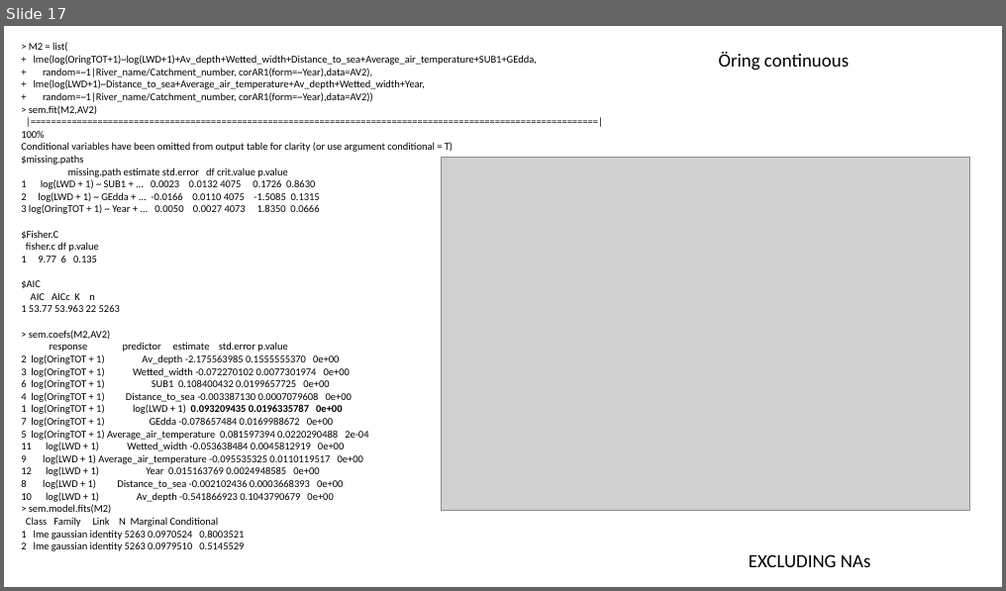
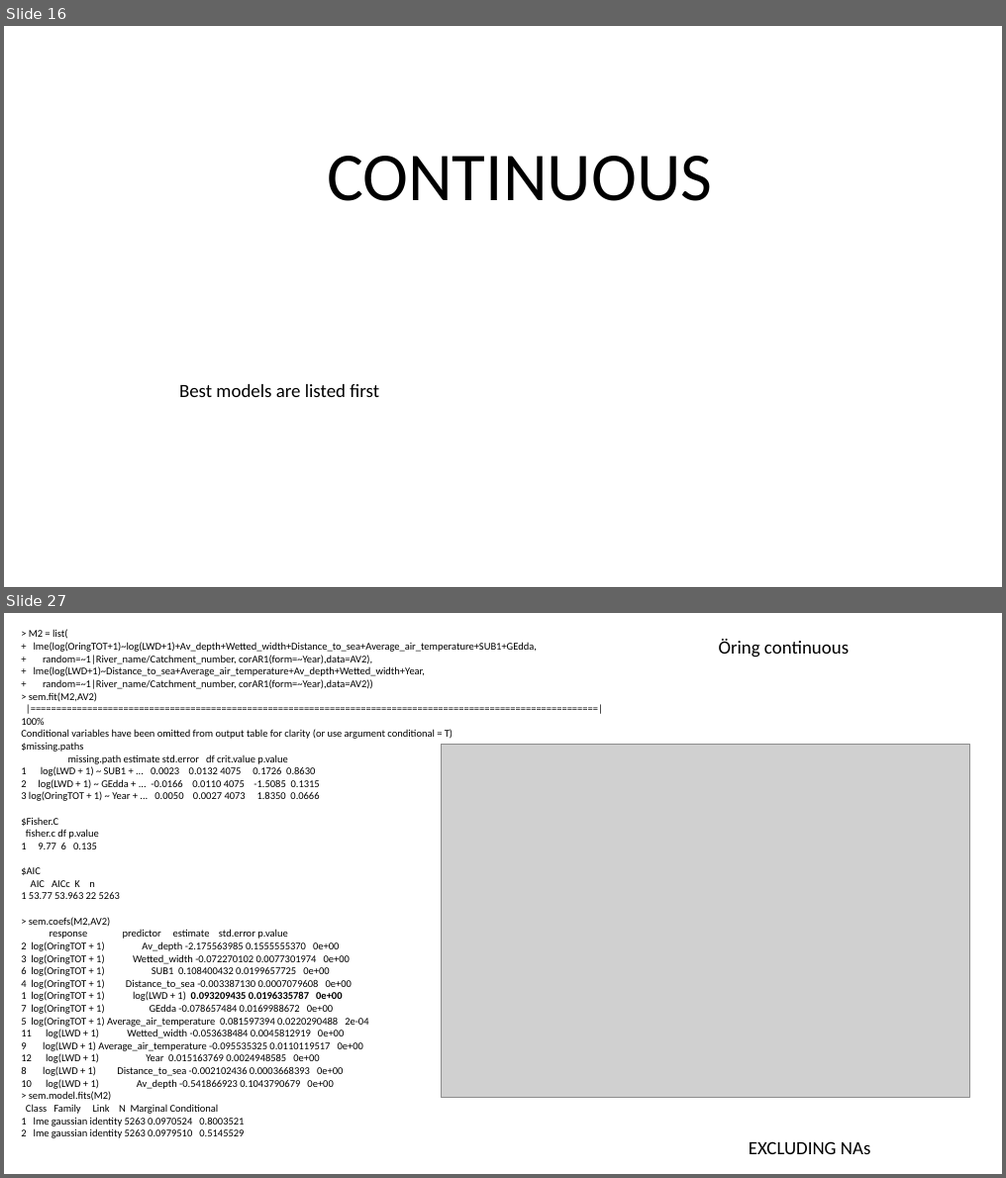
Before and after one commit to SerenaDonadi/Dod-ved, a slide deck: Electrofish data/LWD_analyses.pptx. Shown one above the other, each under a label of ours: slide 17 before the commit, slides 16 and 27 after it; the slides between them are not shown. The pictures are 1006x591 and 1006x1178 pixels, drawn with LibreOffice and Linux fonts; fonts in the diff are those of the drawing; grey boxes stand for pictures. Boxes give left, top, right and bottom in pixels: in the first picture for what was removed or moved away, otherwise in the second. Text is boxed around its words. In the diff, an @@ line names an element or a change of style, - is before the commit and + after.

Commit message:
model on AV2 for öring

```diff
--- a/Electrofish data/LWD_analyses.pptx
+++ b/Electrofish data/LWD_analyses.pptx
@@ slide 16 added at [4, 26, 1002, 587], background #FFFFFF @@
@@ text added at [179, 156, 712, 397], 18 pt, text #000000 @@
+CONTINUOUS
+Best models are listed first
@@ what was slide 17 is now slide 27 @@
```
Also in this commit, not shown: 7 slides changed, 6 other slides added, 1 slide removed, 1 other file.
